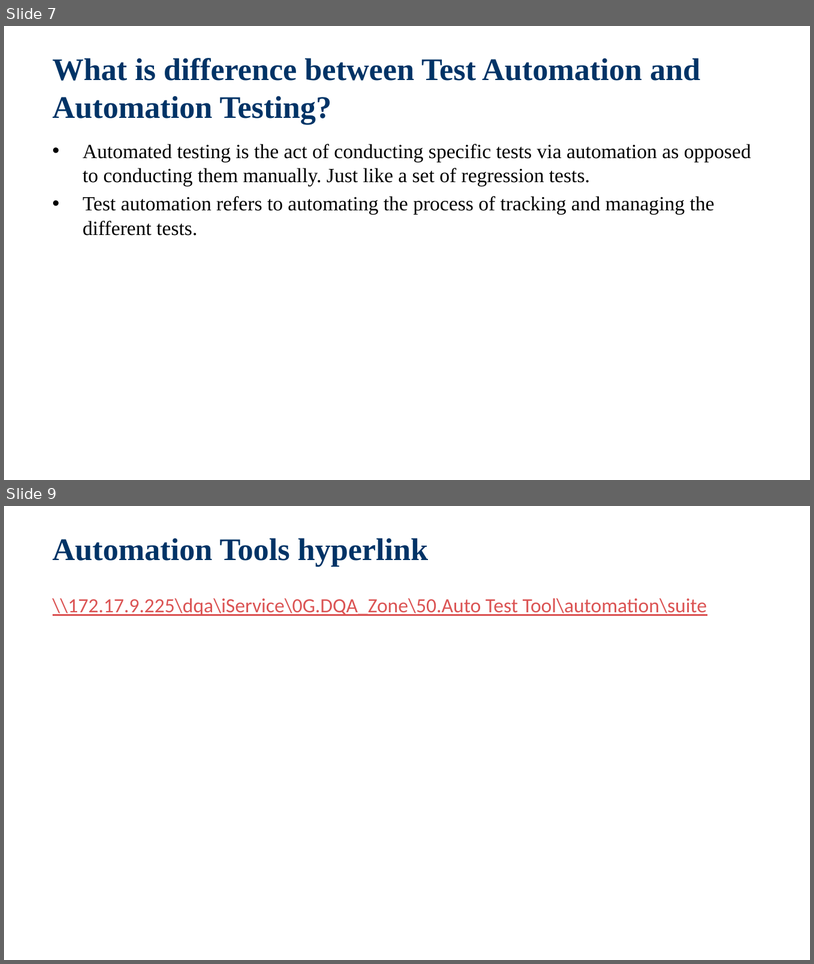
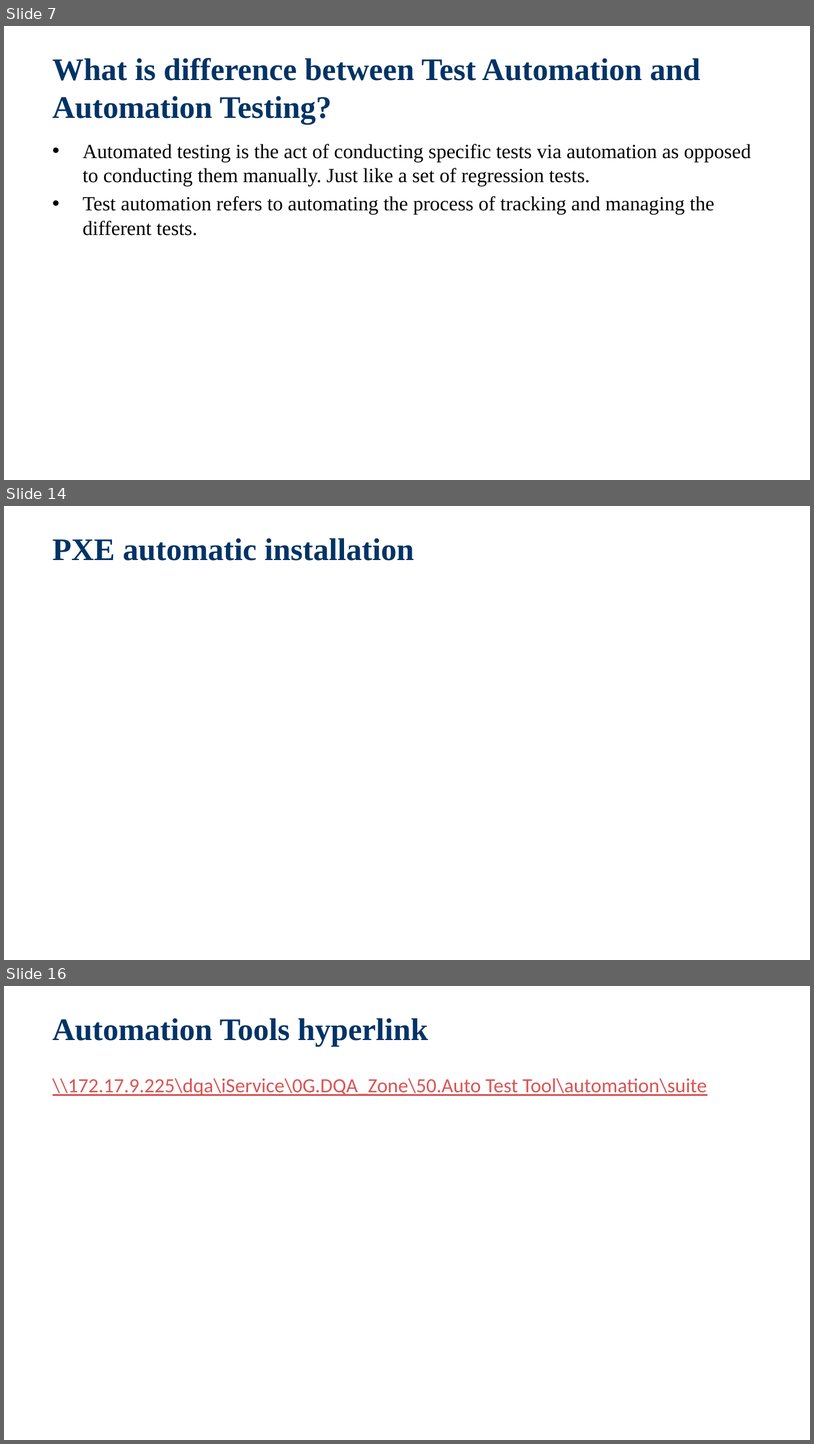
Before and after one commit to jackiejay888/automation, a slide deck: kpi/Test Automation_Demo.pptx. Shown one above the other, each under a label of ours: slides 7 and 9 before the commit, slides 7, 14 and 16 after it; the slides between them are not shown. The pictures are 814x964 and 814x1444 pixels, drawn with LibreOffice and Linux fonts; fonts in the diff are those of the drawing; background and template pictures are left out. Boxes give left, top, right and bottom in pixels: in the first picture for what was removed or moved away, otherwise in the second. Text is boxed around its words. In the diff, an @@ line names an element or a change of style, - is before the commit and + after.

```diff
--- a/kpi/Test Automation_Demo.pptx
+++ b/kpi/Test Automation_Demo.pptx
@@ slide 14 added at bbox=[4, 506, 810, 960], background picture (left out) @@
@@ title added at bbox=[53, 538, 414, 561], 28 pt, text #003366, bold @@
+PXE automatic installation
@@ what was slide 9 is now slide 16 @@
```
Also in this commit, not shown: 1 slide changed, 6 other slides added, 1 other file.
